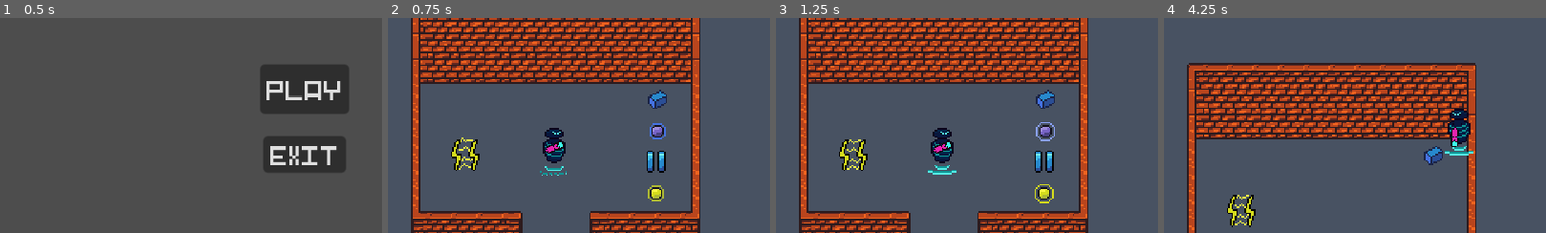
Above: before the commit, frames 1-4 (left to right).
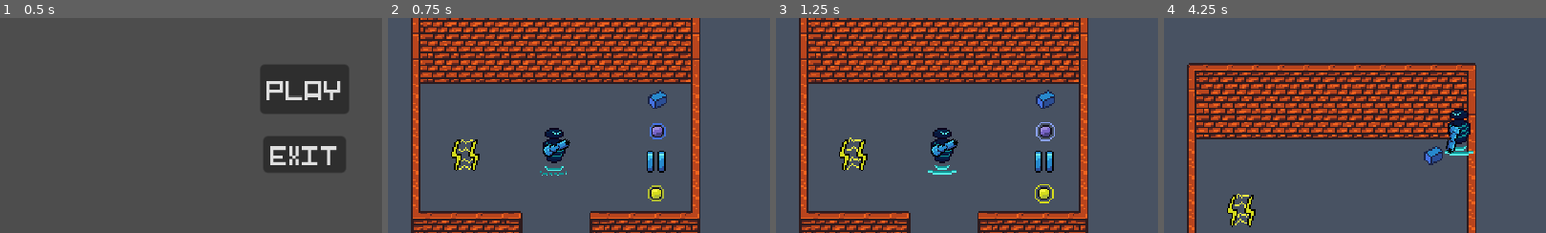
Above: after the commit, the same moments.

Repository: SamuelAlves-23/GameOffJam2023
Game: Godot game, scene res://Scenes/main_menu.tscn
The game is run twice, just before and just after one commit, with the same random seed, the same clock (stepped at 60 frames per second) and the same inputs.
Inputs (mouse positions are % of the whole screen's width and height, from its top left):
- Up to frame 1 (0.5 s): no input
- Up to frame 2 (0.75 s): click "PLAY" at 0.5 s
- Up to frame 3 (1.25 s): no input
- Up to frame 4 (4.25 s): move the mouse to (72, 45) at 1.27 s; hold D (move_right) 1.28-2.03 s; tap Space (dash) at 1.35 s; move the mouse to (30, 55) at 2.02 s; hold S (move_down) 2.03-2.78 s; tap Mouse wheel down (decrease_bullet_size) at 2.1 s; move the mouse to (60, 28) at 2.77 s; hold D (move_right) 2.78-3.53 s; tap Mouse wheel up (increase_bullet_size) at 2.85 s; move the mouse to (45, 70) at 3.52 s; hold W (move_up) from 3.53 s (still down); click (45, 70) at 3.6 s
The pictures show only the part of the screen within x 10-60%, y 18-68%; the shares and areas given below are measured in that part.

Frame 1 is identical in both runs. In frame 2, 0.4% of the frame differs, in the area x 19-48%, y 55-71%; in frame 3, 0.4%; in frame 4, 0.5%, in the area x 19-78%, y 49-97%.

Commit message:
Sprites review

Diff:
--- a/Scenes/bullet.tscn
+++ b/Scenes/bullet.tscn
@@ -1,48 +1,11 @@
-[gd_scene load_steps=7 format=3 uid="uid://cm2rr12wu1buj"]
+[gd_scene load_steps=4 format=3 uid="uid://cm2rr12wu1buj"]
 
-[ext_resource type="Texture2D" uid="uid://rnpaf5rxy1sv" path="res://Assets/Sprites/Bullet.png" id="1_ee7k8"]
 [ext_resource type="Script" path="res://Scripts/bullet.gd" id="1_opujv"]
+[ext_resource type="Texture2D" uid="uid://cu2xpfq8jciq3" path="res://Assets/Sprites/Finished/Player-bullet.png" id="2_r6ioh"]
 
-[sub_resource type="CircleShape2D" id="CircleShape2D_084l2"]
-radius = 9.0
-
-[sub_resource type="Animation" id="Animation_mpehf"]
-length = 0.001
-tracks/0/type = "value"
-tracks/0/imported = false
-tracks/0/enabled = true
-tracks/0/path = NodePath("Sprite2D:rotation")
-tracks/0/interp = 1
-tracks/0/loop_wrap = true
-tracks/0/keys = {
-"times": PackedFloat32Array(0),
-"transitions": PackedFloat32Array(1),
-"update": 0,
-"values": [0.0]
-}
-
-[sub_resource type="Animation" id="Animation_q6ujn"]
-resource_name = "rotate"
-length = 0.8
-loop_mode = 1
-tracks/0/type = "value"
-tracks/0/imported = false
-tracks/0/enabled = true
-tracks/0/path = NodePath("Sprite2D:rotation")
-tracks/0/interp = 3
-tracks/0/loop_wrap = true
-tracks/0/keys = {
-"times": PackedFloat32Array(0, 0.1, 0.2, 0.3, 0.4, 0.5, 0.6, 0.7),
-"transitions": PackedFloat32Array(1, 1, 1, 1, 1, 1, 1, 1),
-"update": 0,
-"values": [0.0, 0.785398, 1.5708, 2.35619, 3.14159, 3.92699, 4.71239, 5.49779]
-}
-
-[sub_resource type="AnimationLibrary" id="AnimationLibrary_044gv"]
-_data = {
-"RESET": SubResource("Animation_mpehf"),
-"rotate": SubResource("Animation_q6ujn")
-}
+[sub_resource type="CapsuleShape2D" id="CapsuleShape2D_00ui5"]
+radius = 3.0
+height = 10.0
 
 [node name="Bullet" type="Area2D"]
 collision_layer = 8
@@ -50,15 +13,11 @@
 script = ExtResource("1_opujv")
 
 [node name="Sprite2D" type="Sprite2D" parent="."]
-texture = ExtResource("1_ee7k8")
+texture = ExtResource("2_r6ioh")
 
 [node name="CollisionShape2D" type="CollisionShape2D" parent="."]
-shape = SubResource("CircleShape2D_084l2")
-
-[node name="AnimationPlayer" type="AnimationPlayer" parent="."]
-libraries = {
-"": SubResource("AnimationLibrary_044gv")
-}
+rotation = 1.5708
+shape = SubResource("CapsuleShape2D_00ui5")
 
 [connection signal="area_entered" from="." to="." method="_on_area_entered"]
 [connection signal="body_entered" from="." to="." method="_on_body_entered"]
--- a/Scenes/enemy_bullet.tscn
+++ b/Scenes/enemy_bullet.tscn
@@ -1,48 +1,11 @@
-[gd_scene load_steps=7 format=3 uid="uid://de4iudq2iw6py"]
+[gd_scene load_steps=4 format=3 uid="uid://de4iudq2iw6py"]
 
 [ext_resource type="Script" path="res://Scripts/bullet.gd" id="1_hkoex"]
-[ext_resource type="Texture2D" uid="uid://rnpaf5rxy1sv" path="res://Assets/Sprites/Bullet.png" id="2_eydud"]
+[ext_resource type="Texture2D" uid="uid://cq3klbh1ggot1" path="res://Assets/Sprites/Finished/enemy-bullet.png" id="2_bbavp"]
 
-[sub_resource type="CircleShape2D" id="CircleShape2D_084l2"]
-radius = 9.0
-
-[sub_resource type="Animation" id="Animation_mpehf"]
-length = 0.001
-tracks/0/type = "value"
-tracks/0/imported = false
-tracks/0/enabled = true
-tracks/0/path = NodePath("Sprite2D:rotation")
-tracks/0/interp = 1
-tracks/0/loop_wrap = true
-tracks/0/keys = {
-"times": PackedFloat32Array(0),
-"transitions": PackedFloat32Array(1),
-"update": 0,
-"values": [0.0]
-}
-
-[sub_resource type="Animation" id="Animation_q6ujn"]
-resource_name = "rotate"
-length = 0.8
-loop_mode = 1
-tracks/0/type = "value"
-tracks/0/imported = false
-tracks/0/enabled = true
-tracks/0/path = NodePath("Sprite2D:rotation")
-tracks/0/interp = 3
-tracks/0/loop_wrap = true
-tracks/0/keys = {
-"times": PackedFloat32Array(0, 0.1, 0.2, 0.3, 0.4, 0.5, 0.6, 0.7),
-"transitions": PackedFloat32Array(1, 1, 1, 1, 1, 1, 1, 1),
-"update": 0,
-"values": [0.0, 0.785398, 1.5708, 2.35619, 3.14159, 3.92699, 4.71239, 5.49779]
-}
-
-[sub_resource type="AnimationLibrary" id="AnimationLibrary_044gv"]
-_data = {
-"RESET": SubResource("Animation_mpehf"),
-"rotate": SubResource("Animation_q6ujn")
-}
+[sub_resource type="CapsuleShape2D" id="CapsuleShape2D_0gfyv"]
+radius = 3.0
+height = 10.0
 
 [node name="EnemyBullet" type="Area2D"]
 collision_layer = 256
@@ -52,15 +15,11 @@
 vanish_time = 10.0
 
 [node name="Sprite2D" type="Sprite2D" parent="."]
-texture = ExtResource("2_eydud")
+texture = ExtResource("2_bbavp")
 
 [node name="CollisionShape2D" type="CollisionShape2D" parent="."]
-shape = SubResource("CircleShape2D_084l2")
-
-[node name="AnimationPlayer" type="AnimationPlayer" parent="."]
-libraries = {
-"": SubResource("AnimationLibrary_044gv")
-}
+rotation = 1.5708
+shape = SubResource("CapsuleShape2D_0gfyv")
 
 [connection signal="area_entered" from="." to="." method="_on_area_entered"]
 [connection signal="body_entered" from="." to="." method="_on_body_entered"]
--- a/Scenes/gun.tscn
+++ b/Scenes/gun.tscn
@@ -1,15 +1,16 @@
 [gd_scene load_steps=3 format=3 uid="uid://b5pfhg4sii5g8"]
 
 [ext_resource type="Script" path="res://Scripts/gun.gd" id="1_02ylc"]
-[ext_resource type="Texture2D" uid="uid://d36mvp3dp6sff" path="res://Assets/Sprites/weapon.png" id="1_p8ywy"]
+[ext_resource type="Texture2D" uid="uid://bm04vc7htmipr" path="res://Assets/Sprites/Finished/gun.png" id="2_d7haw"]
 
 [node name="Gun" type="Node2D"]
 script = ExtResource("1_02ylc")
 
 [node name="Marker2D" type="Marker2D" parent="."]
+position = Vector2(3, 0)
 
 [node name="Sprite2D" type="Sprite2D" parent="Marker2D"]
-texture = ExtResource("1_p8ywy")
+texture = ExtResource("2_d7haw")
 
 [node name="BulletPosition" type="Marker2D" parent="."]
 position = Vector2(12, -0.5)
--- a/Scenes/shock.tscn
+++ b/Scenes/shock.tscn
@@ -37,7 +37,7 @@
 [node name="AnimatedSprite2D" type="AnimatedSprite2D" parent="."]
 sprite_frames = SubResource("SpriteFrames_0norj")
 autoplay = "default"
-frame_progress = 0.121349
+frame_progress = 0.805901
 
 [node name="CollisionShape2D" type="CollisionShape2D" parent="."]
 shape = SubResource("RectangleShape2D_u5bal")
--- a/Scenes/tile_map.tscn
+++ b/Scenes/tile_map.tscn
@@ -39,6 +39,7 @@
 4:0/0 = 0
 4:0/0/physics_layer_0/linear_velocity = Vector2(0, 0)
 4:0/0/physics_layer_0/angular_velocity = 0.0
+4:0/0/physics_layer_0/polygon_0/points = PackedVector2Array(-8, -8, 8, -8, 8, 8, -8, 8)
 5:0/0 = 0
 5:0/0/physics_layer_0/linear_velocity = Vector2(0, 0)
 5:0/0/physics_layer_0/angular_velocity = 0.0
--- a/Scripts/bullet.gd
+++ b/Scripts/bullet.gd
@@ -7,7 +7,6 @@
 
 @onready var walls = get_tree().get_first_node_in_group("Walls")
 var damage
-
 
 # Called every frame. 'delta' is the elapsed time since the previous frame.
 func _process(delta):
--- a/Scripts/gun.gd
+++ b/Scripts/gun.gd
@@ -13,7 +13,7 @@
 @onready var bullet = bullet_scene.instantiate()
 
 func _physics_process(delta):
-		rotate(get_angle_to(get_viewport().get_mouse_position()))
+		rotate(get_angle_to(get_global_mouse_position()))
 
 func shoot():
 	var spread_degree_max = current_spread * 0.5
Binary file added: Assets/Sprites/Finished/Player-bullet.png
Not shown, added: Assets/Sprites/Finished/Player-bullet.png.import
Binary file added: Assets/Sprites/Finished/enemy-bullet.png
Not shown, added: Assets/Sprites/Finished/enemy-bullet.png.import
Binary file added: Assets/Sprites/Finished/gun.png
Not shown, added: Assets/Sprites/Finished/gun.png.import
